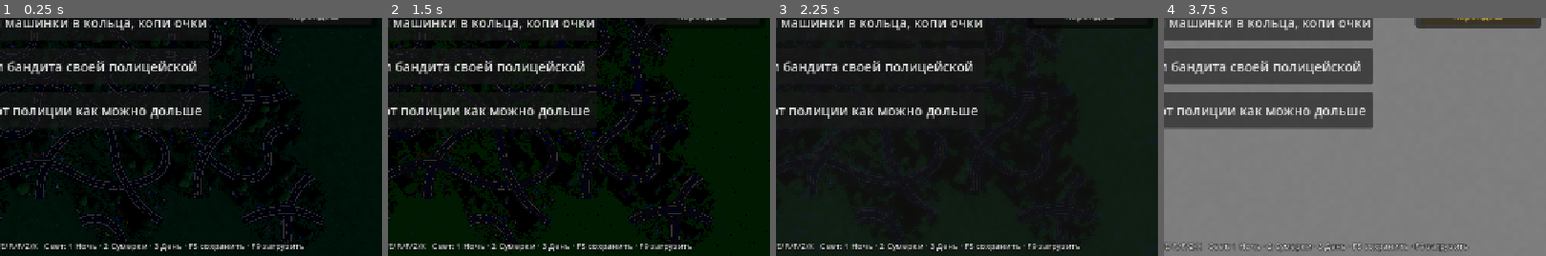
Above: before the commit, frames 1-4 (left to right).
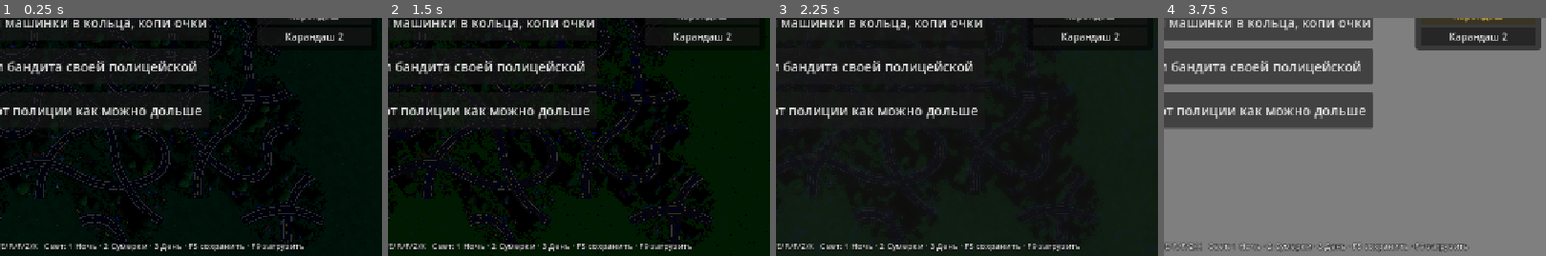
Above: after the commit, the same moments.

Repository: SashkoSoft/hexcar
Game: Godot game, scene res://Main.tscn
Same seed, same stepped clock (60 frames per second), same inputs: the game is played once before the commit and once after it.
Inputs:
- Up to frame 1 (0.25 s): no input
- Up to frame 2 (1.5 s): click "Нет" at 0.5 s; click "Тун" at 1.25 s
- Up to frame 3 (2.25 s): click "Акварель" at 2 s
- Up to frame 4 (3.75 s): click "Гуашь" at 2.75 s; click "Карандаш" at 3.5 s
The pictures show only the part of the screen within x 50-100%, y 50-100%; the shares and areas given below are measured in that part.

The runs differ from the first frame. In frame 1, 0.4% of the frame differs, in the area x 66-90%, y 4-14%; in frame 2, 0.4%; in frame 3, 0.3%; in frame 4, 3.0%, in the area x 65-99%, y 3-14%.

Commit message:
Карандаш: чистый фон + копия «Карандаш 2» с широким диапазоном Canny
- Зерно бумаги вынесено в uniform u_canny_paper; для обоих карандашных
  стилей фон чистый (paper=0) — на небе больше нет крапа
- Параметры Canny теперь per-style (CANNY_CFG), ветка шейдера u_style>=4
- «Карандаш» — узкий диапазон (low 0.22/high 0.52, blur 1.7): чистые контуры
- «Карандаш 2» — широкий диапазон (low 0.12/high 0.34, blur 1.3): больше деталей
- README обновлён

Co-Authored-By: Claude Opus 4.8 (1M context) <noreply@anthropic.com>

Diff:
--- a/godot/Main.gd
+++ b/godot/Main.gd
@@ -172,8 +172,13 @@
 var style_buttons := {}         # имя -> Button
 
 # художественный пост-эффект (полноэкранный шейдер поверх 3D)
-var current_style := 0          # 0 нет · 1 тун · 2 акварель · 3 гуашь · 4 карандаш
-const STYLE_NAMES := ["Нет", "Тун", "Акварель", "Гуашь", "Карандаш"]
+var current_style := 0          # 0 нет · 1 тун · 2 акварель · 3 гуашь · 4 карандаш · 5 карандаш 2
+const STYLE_NAMES := ["Нет", "Тун", "Акварель", "Гуашь", "Карандаш", "Карандаш 2"]
+# параметры Canny для карандашных стилей (low/high — пороги, blur — денойз, paper — зерно)
+const CANNY_CFG := {
+	4: {"low": 0.22, "high": 0.52, "blur": 1.7, "line": 0.85, "paper": 0.0},    # узкий диапазон, чистый фон
+	5: {"low": 0.12, "high": 0.34, "blur": 1.3, "line": 0.90, "paper": 0.0},    # широкий диапазон — больше деталей, чистый фон
+}
 var fx_layer: CanvasLayer
 var fx_rect: ColorRect
 var fx_mat: ShaderMaterial
@@ -1524,6 +1529,7 @@
 uniform float u_canny_low = 0.22;    // нижний порог (слабые края — тянутся только к сильным)
 uniform float u_canny_high = 0.52;   // верхний порог (сильные края)
 uniform float u_canny_line = 0.85;   // насыщенность линии (0..1)
+uniform float u_canny_paper = 0.015; // зерно бумаги (0 — чистый фон)
 
 float luma(vec3 c){ return dot(c, vec3(0.299, 0.587, 0.114)); }
 float hash(vec2 p){ p = fract(p * vec2(123.34, 456.21)); p += dot(p, p + 45.32); return fract(p.x * p.y); }
@@ -1628,7 +1634,7 @@
 		float canvas = vnoise(uv * res * 0.25);
 		c *= 0.94 + 0.10 * canvas;                 // фактура холста
 		col = clamp(c, 0.0, 1.0);
-	} else if (u_style == 4){
+	} else if (u_style >= 4){
 		// КАРАНДАШ / CANNY — контур: градиент → NMS → двойной порог + гистерезис + чистка одиночных точек
 		vec2 g = sobel_grad(uv, px);
 		float mag = length(g);
@@ -1656,7 +1662,7 @@
 		// бумага + чёрная линия (мягкая по краю)
 		float aa = smoothstep(u_canny_high * 0.6, u_canny_high, nms);
 		float ink = edge * max(aa, weak) * u_canny_line;
-		float paper = 0.97 + 0.03 * vnoise(uv * res * 0.25);   // едва заметная бумага, без шума
+		float paper = 1.0 - u_canny_paper + u_canny_paper * vnoise(uv * res * 0.25);
 		col = vec3(paper) - ink * vec3(0.86, 0.86, 0.84);
 		col = clamp(col, 0.0, 1.0);
 	}
@@ -1684,6 +1690,13 @@
 	current_style = clampi(idx, 0, STYLE_NAMES.size() - 1)
 	if fx_mat:
 		fx_mat.set_shader_parameter("u_style", current_style)
+		if CANNY_CFG.has(current_style):
+			var cfg: Dictionary = CANNY_CFG[current_style]
+			fx_mat.set_shader_parameter("u_canny_low", cfg["low"])
+			fx_mat.set_shader_parameter("u_canny_high", cfg["high"])
+			fx_mat.set_shader_parameter("u_canny_blur", cfg["blur"])
+			fx_mat.set_shader_parameter("u_canny_line", cfg["line"])
+			fx_mat.set_shader_parameter("u_canny_paper", cfg["paper"])
 	if fx_rect:
 		fx_rect.visible = current_style != 0
 	_update_style_fx_buttons()
Not shown, changed: godot/README.md
